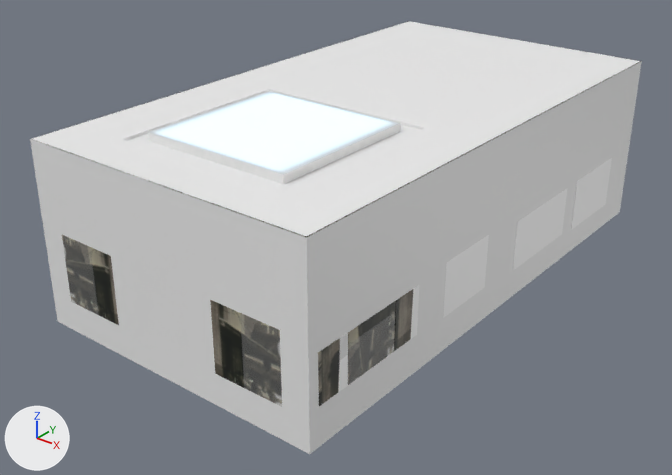
The FBX model Assets/Lobby_Nuevo/Lobby_nuevo.fbx as it was, and as the next commit left it.
Camera for both pictures: a camera (50 mm lens) standing at (20.2, -22.0, 17.6) and looking at (-0.5, 3.8, 1.5). Every picture has the same lights, and +X, +Y and +Z are marked at lower left. The picture after the commit comes second. Where no turn or scale is listed for an object, it has been applied to the vertices.

In view in the first picture: 'SM_Lobby'.
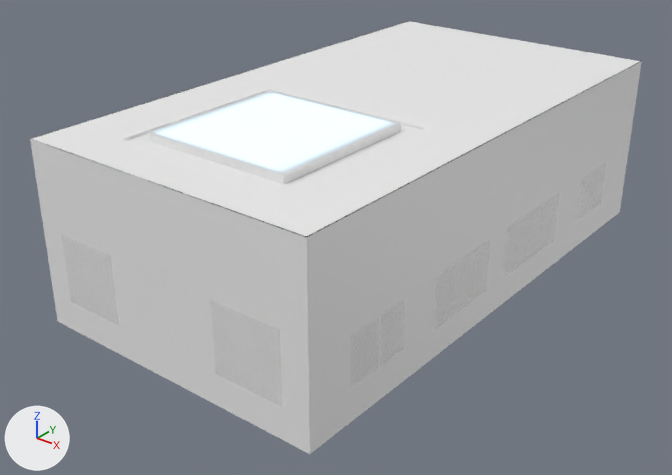
What differs and where, as boxes [x1, y1, x2, y2] in the pictures (672 x 475 px; the box of a moved part takes in the faces that stretch with it):
part 1 of me_plane_006, moved or reshaped (not visible afterwards)
    before: [513, 189, 567, 270]
part 2 of me_plane_006, moved or reshaped (not visible afterwards)
    before: [318, 333, 348, 406]
part 3 of me_plane_006, deleted
    before: [348, 158, 612, 385]
part 4 of me_plane_006, surface changed
    before: [62, 235, 282, 403]

The edits, one by one:
me_plane_006 is used by ob_sm_lobby; location (0.0, 0.0, 0.0).
me_plane_006 had 19544 vertices, 30462 faces and spanned x -6.0..6.0, y -5.5..16.6, z 0.0..7.2.
me_plane_006 now has 19456 vertices, 30350 faces and spans x -6.0..6.0, y -5.5..16.6, z 0.0..7.2.
me_plane_006 part 1: the loose piece of 8 vertices spanning x 5.9..6.0, y 6.4..10.4, z 1.2..3.2 is moved by (0.0, -0.7, 0.0).
me_plane_006 part 2: the loose piece of 8 vertices spanning x 5.9..6.0, y -5.1..-3.8, z 1.5..3.3 is moved by (0.0, 1.5, -0.2).
me_plane_006 part 3: 14 loose pieces with 112 vertices, spanning x -6.0..6.0, y -5.5..15.3, z 1.1..3.5, are deleted.
me_plane_006 part 4: 62 kept faces spanning x -6.0..5.0, y -5.5..10.4, z 1.0..3.8 get new texture (UV) coordinates.
Other edits to the shape of me_plane_006 do not show in these pictures.
me_plane_006 no longer uses material mat_m_labels.
